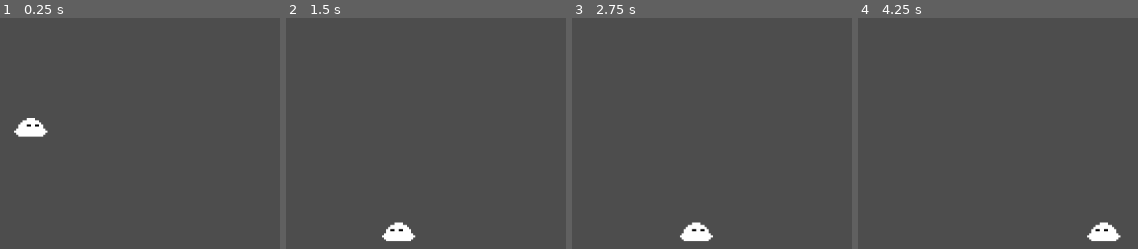
Above: before the commit, frames 1-4 (left to right).
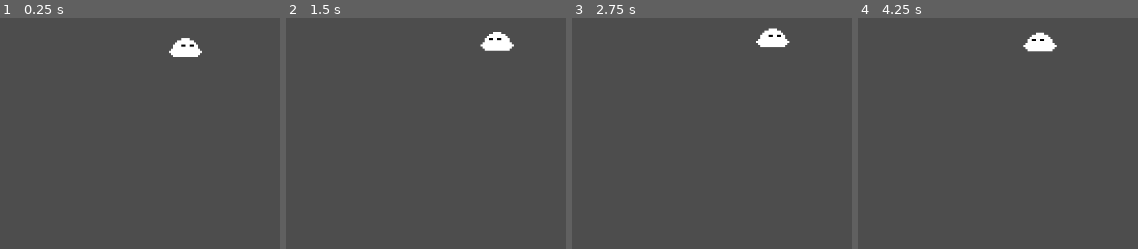
Above: after the commit, the same moments.

Repository: EnderFire0/BadIdeasGameJam2026
Game: Godot game, scene res://assets/scenes/level_screen.tscn
The game is run twice, just before and just after one commit, with the same random seed, the same clock (stepped at 60 frames per second) and the same inputs.
Inputs:
- Up to frame 1 (0.25 s): no input
- Up to frame 2 (1.5 s): hold Right (move_right) 0.53-1.28 s; tap Down (crouch) at 0.6, 1.35 s; tap Up (jump) at 0.77 s; hold Left (move_left) from 1.28 s (still down)
- Up to frame 3 (2.75 s): tap Up (jump) at 1.52 s; release Left (move_left) at 2.03 s; hold Right (move_right) from 2.03 s (still down); tap Down (crouch) at 2.1 s
- Up to frame 4 (4.25 s): tap Down (crouch) at 2.85, 3.6 s; tap Up (jump) at 3.02, 3.77 s; release Right (move_right) at 3.53 s; hold Left (move_left) from 3.53 s (still down)

The runs differ from the first frame. In frame 1, 1.4% of the frame differs, in the area x 5-73%, y 8-52%; in frame 2, 1.4%; in frame 3, 1.4%; in frame 4, 1.5%, in the area x 58-94%, y 6-97%.

Commit message:
Add camera to level_screen

Diff:
--- a/assets/scenes/level_screen.tscn
+++ b/assets/scenes/level_screen.tscn
@@ -28,3 +28,6 @@
 [node name="CollisionShape2D2" type="CollisionShape2D" parent="Level Geometry" unique_id=639560507]
 position = Vector2(590.5, 633)
 shape = SubResource("RectangleShape2D_s68qs")
+
+[node name="Camera2D" type="Camera2D" parent="." unique_id=271709269]
+visible = false
--- a/level_screen.gd
+++ b/level_screen.gd
@@ -1,10 +1,14 @@
 extends Node
 
+var screenSize : Vector2;
 # Called when the node enters the scene tree for the first time.
 func _ready() -> void:
-	$TextureRect.size = get_viewport().get_visible_rect().size;
-
-
+	screenSize = get_viewport().get_visible_rect().size;
+	$Camera2D.enabled = true;
+	$Camera2D.position = $Player.position;
 # Called every frame. 'delta' is the elapsed time since the previous frame.
 func _process(delta: float) -> void:
-	pass
+	moveCamera(delta);
+
+func moveCamera(delta: float) -> void:
+	$Camera2D.position = $Camera2D.position.lerp($Player.position, 4 * delta)
